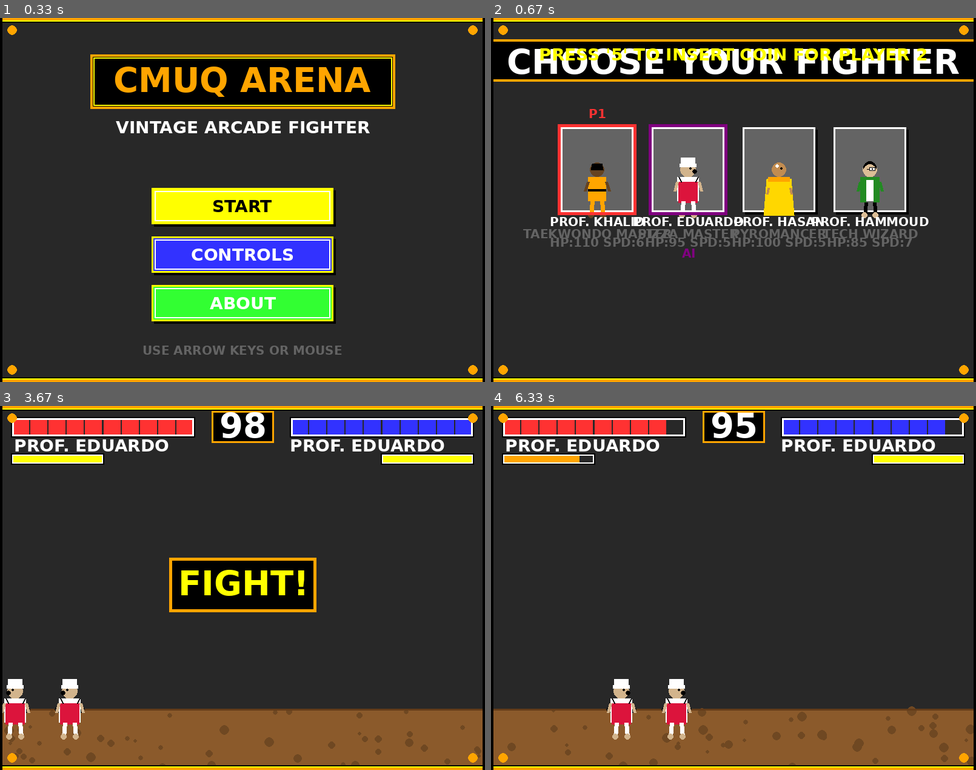
Above: before the commit, frames 1-4 (two rows, left to right).
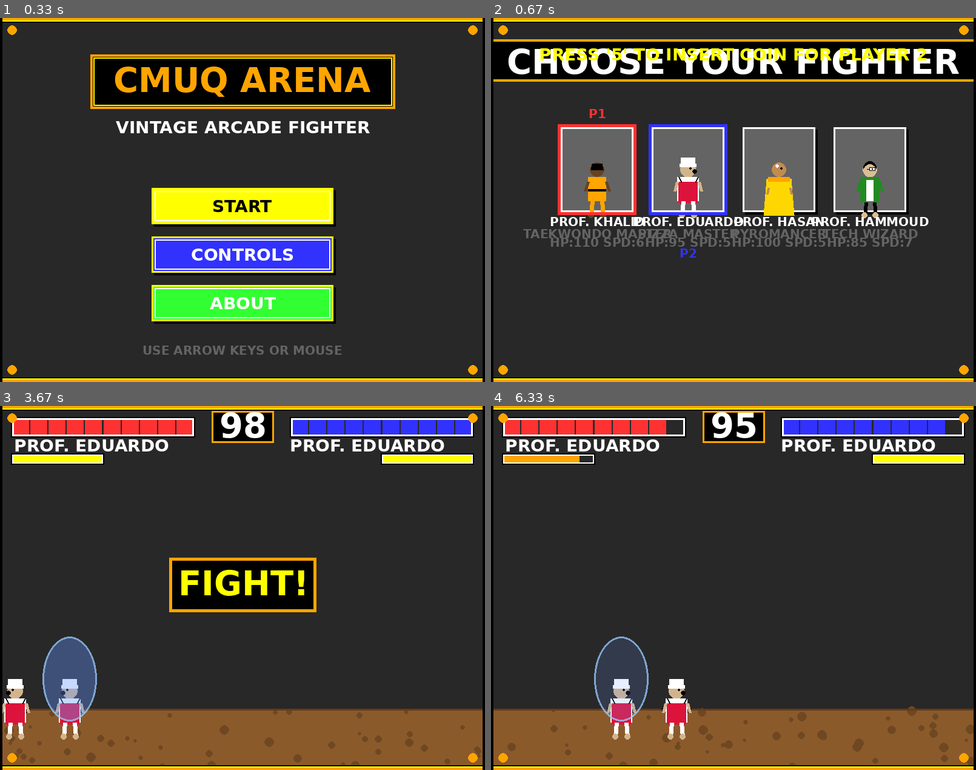
Above: after the commit, the same moments.

Repository: ymh1874/StreetFighter
Game: pygame game, started from main.py
Two runs of this game, one before a commit and one after it. Both use one fixed random seed, a clock stepped at 60 frames per second and the inputs below.
Inputs:
- Up to frame 1 (0.33 s): no input
- Up to frame 2 (0.67 s): tap Enter at 0.33 s
- Up to frame 3 (3.67 s): tap 5 at 0.67, 1.98, 2.55 s; tap 1 at 1 s; hold D 1.33-1.8 s; tap J at 1.4, 1.7, 1.9, 2.2, 2.47, 2.77, 3.03, 3.33, 3.6 s; hold Shift 1.83-2.37 s; hold Left 1.83-2.37 s; hold A 1.83-2.37 s; hold O 2.4-2.93 s; hold Left 2.4-2.93 s; hold A 2.4-2.93 s; hold Left 2.97-3.5 s; hold A 2.97-3.5 s; hold Down from 3.53 s (still down)
- Up to frame 4 (6.33 s): tap Shift at 3.68, 6.18 s; release Down at 3.83 s; hold Left 3.87-4.27 s; hold A 3.87-4.27 s; tap J at 3.93, 4.23, 5.03, 5.43, 5.73, 6.1 s; tap 5 at 4.02, 5.12 s; tap 0 at 4.3 s; tap U at 4.63 s; hold Up 4.97-5.33 s; hold Right 5.37-6 s; hold D 5.37-6 s; hold Down from 6.03 s (still down)

Frame 1 is identical in both runs. In frame 2, 0.6% of the frame differs, in the area x 32-49%, y 29-66%; in frame 3, 2.0%, in the area x 8-20%, y 63-87%; in frame 4, 2.0%.

Commit message:
Fix SpinningKickEffect crash, remove AI, add blocking/parry shields
Co-authored-by: ymh1874 <193624725+ymh1874@users.noreply.github.com>

Diff:
--- a/entities.py
+++ b/entities.py
@@ -647,6 +647,38 @@
             eye_x = self.rect.right - 15 if self.facing_right else self.rect.left + 5
             pygame.draw.rect(surface, c.BLACK, (eye_x, self.rect.y + 15, 10, 5))
 
+        # Draw transparent shield when blocking
+        if self.blocking:
+            shield_surface = pygame.Surface((self.rect.width + 40, self.rect.height + 40), pygame.SRCALPHA)
+            # Draw shield with pulsing alpha based on animation frame
+            alpha = int(80 + 40 * math.sin(self.animation_frame * 0.3))
+            shield_color = (100, 150, 255, alpha)  # Light blue with transparency
+
+            # Draw oval shield
+            pygame.draw.ellipse(shield_surface, shield_color,
+                              (0, 0, self.rect.width + 40, self.rect.height + 40))
+            # Add border
+            pygame.draw.ellipse(shield_surface, (150, 200, 255, 200),
+                              (0, 0, self.rect.width + 40, self.rect.height + 40), 3)
+
+            surface.blit(shield_surface, (self.rect.x - 20, self.rect.y - 20))
+
+        # Draw parry indicator when parrying
+        if self.parrying and self.parry_window > 0:
+            # Flash yellow shield during parry window
+            parry_surface = pygame.Surface((self.rect.width + 30, self.rect.height + 30), pygame.SRCALPHA)
+            alpha = int(150 + 105 * math.sin(self.animation_frame * 0.5))
+            parry_color = (255, 255, 0, alpha)  # Yellow with transparency
+
+            # Draw circular parry indicator
+            pygame.draw.ellipse(parry_surface, parry_color,
+                              (0, 0, self.rect.width + 30, self.rect.height + 30))
+            # Add bright border
+            pygame.draw.ellipse(parry_surface, (255, 255, 100, 255),
+                              (0, 0, self.rect.width + 30, self.rect.height + 30), 4)
+
+            surface.blit(parry_surface, (self.rect.x - 15, self.rect.y - 15))
+
         # Hitbox Debug View (optional)
         if self.attacking and self.attack_rect:
             s = pygame.Surface((self.attack_rect.width, self.attack_rect.height))
--- a/game.py
+++ b/game.py
@@ -22,7 +22,6 @@
 from entities import Fighter, Particle, SpinningKickEffect, HitEffect, Projectile
 from ui_components import Button, VintageTextRenderer, ArcadeFrame, ScanlineEffect
 from combat import CombatSystem
-from ai_controller import AIController
 import drawing
 
 
@@ -111,13 +110,11 @@
         self.p1_selected = False
         self.p2_selected = False
         self.p2_coin_inserted = False  # Requires coin insertion for P2
-        self.p2_is_ai = True  # P2 starts as AI by default
 
     def _init_fight_screen(self):
         """Initialize fight screen variables"""
         self.p1 = None
         self.p2 = None
-        self.p2_ai = None  # AI controller for P2 if needed
         self.round_timer = 99
         self.last_timer_update = 0
         self.particles = []
@@ -221,7 +218,6 @@
             if key == pygame.K_5:
                 if not self.p2_coin_inserted:
                     self.p2_coin_inserted = True
-                    self.p2_is_ai = False
 
             # P1 controls
             if not self.p1_selected:
@@ -233,17 +229,13 @@
                     self.p1_selected = True
 
             # P2 controls (only if coin inserted)
-            if not self.p2_selected and self.p2_coin_inserted and not self.p2_is_ai:
+            if not self.p2_selected and self.p2_coin_inserted:
                 if key == pygame.K_LEFT:
                     self.p2_cursor = (self.p2_cursor - 1) % len(c.CHARACTERS)
                 elif key == pygame.K_RIGHT:
                     self.p2_cursor = (self.p2_cursor + 1) % len(c.CHARACTERS)
                 elif key == pygame.K_KP1:
                     self.p2_selected = True
-
-            # Auto-select for AI
-            if self.p2_is_ai and self.p1_selected and not self.p2_selected:
-                self.p2_selected = True
 
         # Game over screen
         elif self.state == "GAME_OVER":
@@ -254,7 +246,6 @@
                 self.p1_cursor = 0
                 self.p2_cursor = 0
                 self.p2_coin_inserted = False
-                self.p2_is_ai = True
                 self.state = "MAIN_MENU"
 
     # ==================== MAIN MENU STATE ====================
@@ -536,33 +527,22 @@
                 # Calculate offset if P1 and P2 are selecting the same character
                 offset = 6 if i == self.p1_cursor else 0
 
-                # Show different indicator based on coin status
-                if not self.p2_coin_inserted or self.p2_is_ai:
-                    # AI indicator
-                    color = c.PURPLE
-                    pygame.draw.rect(self.screen, color, char_rect.inflate(10 + offset * 2, 10 + offset * 2), 5)
-
-                    ai_label = self.text_renderer.render("AI", 'small', c.PURPLE)
-                    label_x = x + box_width // 2 - ai_label.get_width() // 2
-                    y_pos = y + box_height + 78 if i == self.p1_cursor else y + box_height + 60
-                    self.screen.blit(ai_label, (label_x, y_pos))
-                else:
-                    # P2 human player indicator
-                    color = c.YELLOW if self.p2_selected else c.BLUE
-                    pygame.draw.rect(self.screen, color, char_rect.inflate(10 + offset * 2, 10 + offset * 2), 5)
-
-                    p2_label = self.text_renderer.render("P2", 'small', c.BLUE)
-                    label_x = x + box_width // 2 - p2_label.get_width() // 2
-                    y_pos = y + box_height + 78 if i == self.p1_cursor else y + box_height + 60
-                    self.screen.blit(p2_label, (label_x, y_pos))
-
-                    if self.p2_selected:
+                # P2 human player indicator
+                color = c.YELLOW if self.p2_selected else c.BLUE
+                pygame.draw.rect(self.screen, color, char_rect.inflate(10 + offset * 2, 10 + offset * 2), 5)
+
+                p2_label = self.text_renderer.render("P2", 'small', c.BLUE)
+                label_x = x + box_width // 2 - p2_label.get_width() // 2
+                y_pos = y + box_height + 78 if i == self.p1_cursor else y + box_height + 60
+                self.screen.blit(p2_label, (label_x, y_pos))
+
+                if self.p2_selected:
                         ready = self.text_renderer.render("READY!", 'small', c.YELLOW)
                         ready_x = x + box_width // 2 - ready.get_width() // 2
                         self.screen.blit(ready, (ready_x, y_pos + 18))
 
         # Coin insertion prompt
-        if not self.p2_coin_inserted or self.p2_is_ai:
+        if not self.p2_coin_inserted:
             coin_prompt = self.text_renderer.render("PRESS '5' TO INSERT COIN FOR PLAYER 2", 'medium', c.YELLOW)
             coin_x = c.SCREEN_WIDTH // 2 - coin_prompt.get_width() // 2
             self.screen.blit(coin_prompt, (coin_x, 50))
@@ -587,12 +567,6 @@
         spawn_y = c.FLOOR_Y - c.P_HEIGHT
         self.p1 = Fighter(200, spawn_y, stats_p1, controls_p1, is_p2=False, combat_system=self.combat_system, fighter_id="p1")
         self.p2 = Fighter(550, spawn_y, stats_p2, controls_p2, is_p2=True, combat_system=self.combat_system, fighter_id="p2")
-
-        # Initialize AI controller for P2 if needed
-        if self.p2_is_ai:
-            self.p2_ai = AIController(self.p2, self.p1, difficulty='hard')
-        else:
-            self.p2_ai = None
 
         # Register fighters with combat system for combo tracking
         self.combat_system.register_fighter("p1")
@@ -666,10 +640,6 @@
         else:
             self.screen_shake_offset = (0, 0)
 
-        # Update AI controller if active
-        if self.p2_ai:
-            self.p2_ai.update(self.projectiles)
-
         # Update fighters and handle special moves
         result1 = self.p1.move(self.p2, c.SCREEN_WIDTH, c.SCREEN_HEIGHT)
         result2 = self.p2.move(self.p1, c.SCREEN_WIDTH, c.SCREEN_HEIGHT)
@@ -683,8 +653,8 @@
                 elif isinstance(result, SpinningKickEffect):
                     # Special effect (spinning kick)
                     self.special_effects.append(result)
-                elif hasattr(result, 'active'):
-                    # Single projectile
+                elif hasattr(result, 'active') and not isinstance(result, SpinningKickEffect):
+                    # Single projectile (make sure it's not a SpinningKickEffect)
                     self.projectiles.append(result)
 
         self.p1.update()
